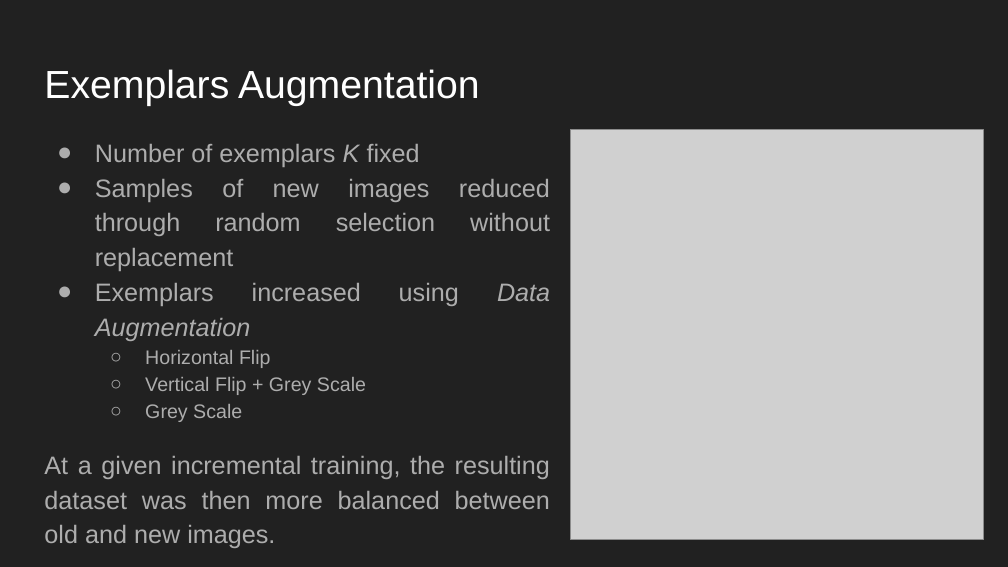
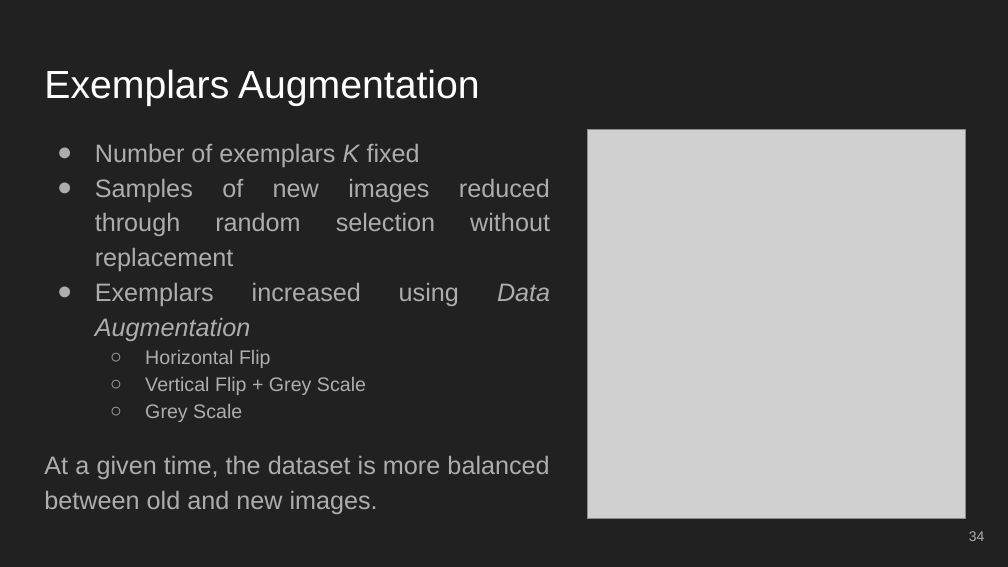
Before and after one commit to danielegenta/Progetto-MLDL, a slide deck: slide 34 of Report/Slides/MLDL_slides.pptx. Drawn at 1008x567 pixels with LibreOffice and Linux fonts; fonts in the diff are those of the drawing; grey boxes stand for pictures. Boxes give left, top, right and bottom in pixels: in the first picture for what was removed or moved away, otherwise in the second. Text is boxed around its words. In the diff, an @@ line names an element or a change of style, - is before the commit and + after.

```diff
--- a/Report/Slides/MLDL_slides.pptx
+++ b/Report/Slides/MLDL_slides.pptx
@@ picture: place and size @@
-picture at (571,130,984,540)
+picture at (588,130,967,519)
@@ text at (44,456,549,514): text changed @@
-At a given incremental training, the resulting dataset was then more balanced between old and new images.
+At a given time, the dataset is more balanced between old and new images.
@@ page number added at (969,531,985,541), 10 pt, text #ADADAD @@
+34
```
Also in this commit, not shown: 33 other slides changed, 1 slide added, 1 slide removed.
